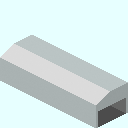
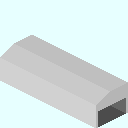
Layered file, before and after one edit (128 x 128). Changes by layer:
hid "クリップボード #2", opacity 4% → 7% over <box>0,35,128,128</box>
hid "Color", moved it above "Edge" over <box>0,35,128,128</box>
painted on "Edge" over <box>0,44,110,105</box>
painted on "Wall" over <box>5,35,128,128</box>
